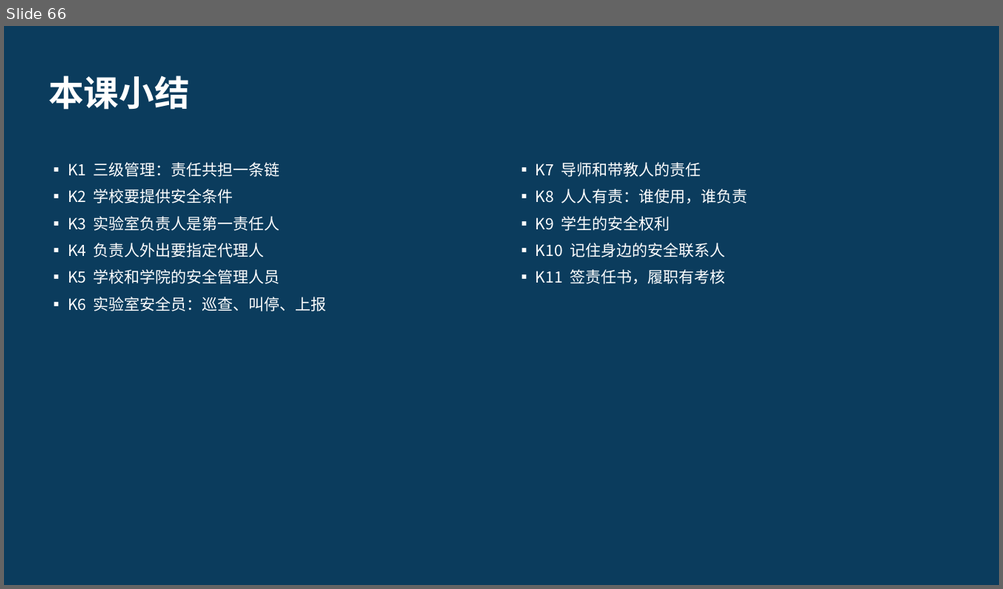
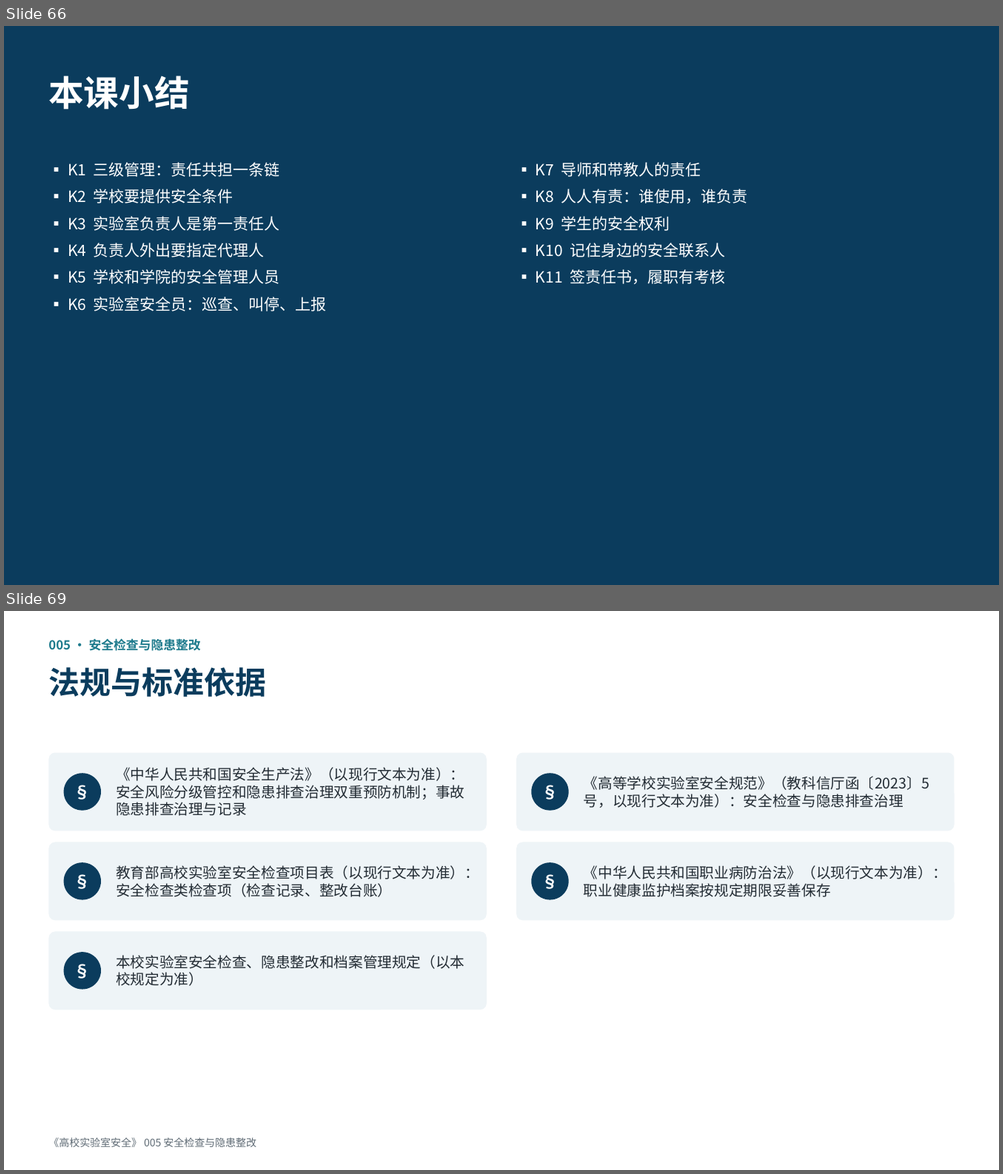
Before and after one commit to hanrongwx-max/videoyoutubo, a slide deck: course/高校实验室安全/课件/第1章_法规、管理与安全文化.pptx. Shown one above the other, each under a label of ours: slide 66 before the commit, slides 66 and 69 after it; the slides between them are not shown. The pictures are 1003x589 and 1003x1174 pixels, drawn with LibreOffice and Linux fonts; fonts in the diff are those of the drawing. Boxes give left, top, right and bottom in pixels: in the first picture for what was removed or moved away, otherwise in the second. Text is boxed around its words. In the diff, an @@ line names an element or a change of style, - is before the commit and + after.

```diff
--- a/course/高校实验室安全/课件/第1章_法规、管理与安全文化.pptx
+++ b/course/高校实验室安全/课件/第1章_法规、管理与安全文化.pptx
@@ slide 69 added at (4,611,999,1170), background #FFFFFF @@
@@ text added at (48,638,201,651), 12 pt, text #1D7A8C, bold @@
+005 · 安全检查与隐患整改
@@ text added at (48,667,266,697), 30 pt, text #0B3C5D, bold @@
+法规与标准依据
@@ rounded rectangle added at (48,753,486,831), fill #EEF4F7 @@
@@ rounded rectangle added at (517,753,955,831), fill #EEF4F7 @@
@@ ellipse added at (64,773,101,810), fill #0B3C5D, 16 pt, text #FFFFFF, bold @@
+§
@@ text added at (116,767,464,816), 14 pt, text #222B33 @@
+《中华人民共和国安全生产法》（以现行文本为准）：安全风险分级管控和隐患排查治理双重预防机制；事故隐患排查治理与记录
@@ ellipse added at (532,773,569,810), fill #0B3C5D, 16 pt, text #FFFFFF, bold @@
+§
@@ text added at (583,776,929,808), 14 pt, text #222B33 @@
+《高等学校实验室安全规范》（教科信厅函〔2023〕5 号，以现行文本为准）：安全检查与隐患排查治理
@@ rounded rectangle added at (48,843,486,920), fill #EEF4F7 @@
@@ rounded rectangle added at (517,843,955,920), fill #EEF4F7 @@
@@ ellipse added at (64,863,101,900), fill #0B3C5D, 16 pt, text #FFFFFF, bold @@
+§
@@ text added at (116,866,479,897), 14 pt, text #222B33 @@
+教育部高校实验室安全检查项目表（以现行文本为准）：安全检查类检查项（检查记录、整改台账）
@@ ellipse added at (532,863,569,900), fill #0B3C5D, 16 pt, text #FFFFFF, bold @@
+§
@@ text added at (583,866,947,897), 14 pt, text #222B33 @@
+《中华人民共和国职业病防治法》（以现行文本为准）：职业健康监护档案按规定期限妥善保存
@@ rounded rectangle added at (48,932,486,1010), fill #EEF4F7 @@
@@ ellipse added at (64,953,101,990), fill #0B3C5D, 16 pt, text #FFFFFF, bold @@
+§
@@ text added at (116,955,464,986), 14 pt, text #222B33 @@
+本校实验室安全检查、隐患整改和档案管理规定（以本校规定为准）
@@ text added at (48,1138,256,1147), 10 pt, text #5F6B75 @@
+《高校实验室安全》 005 安全检查与隐患整改
```
Also in this commit, not shown: 21 other slides added, 2 other files.
